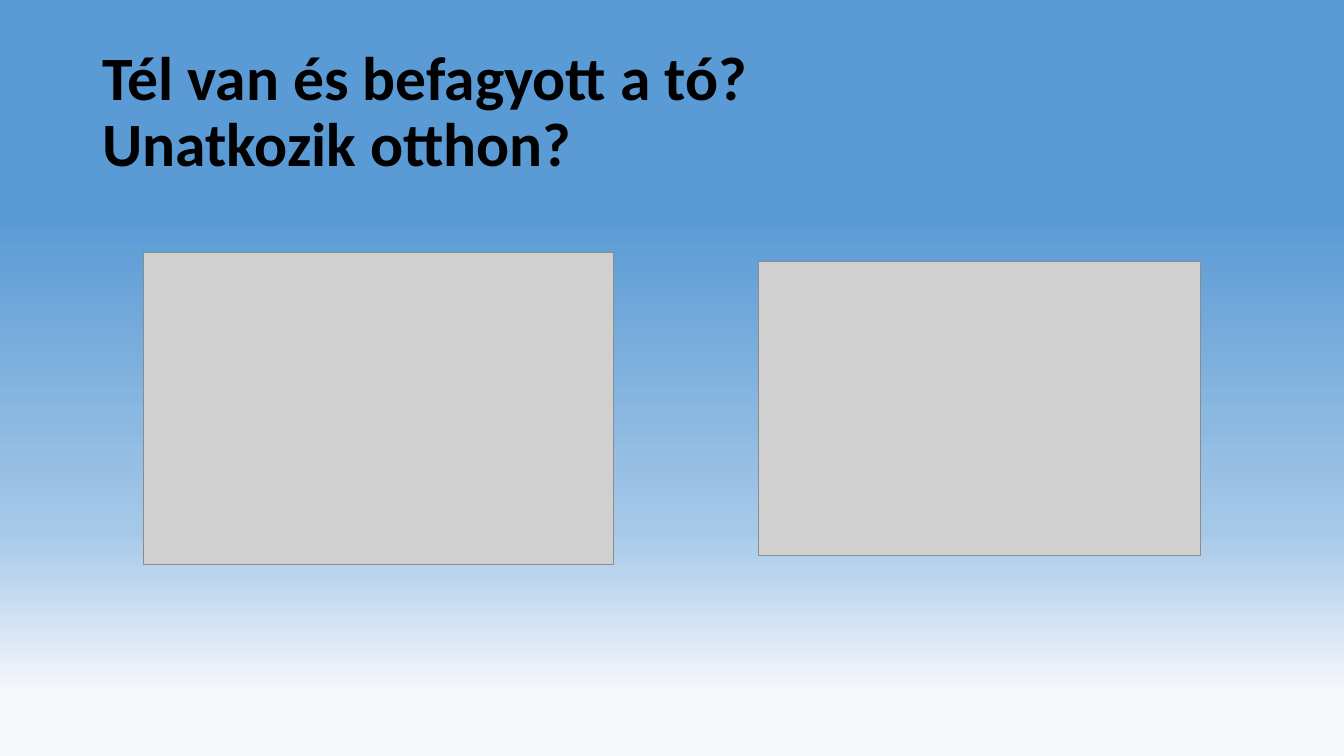
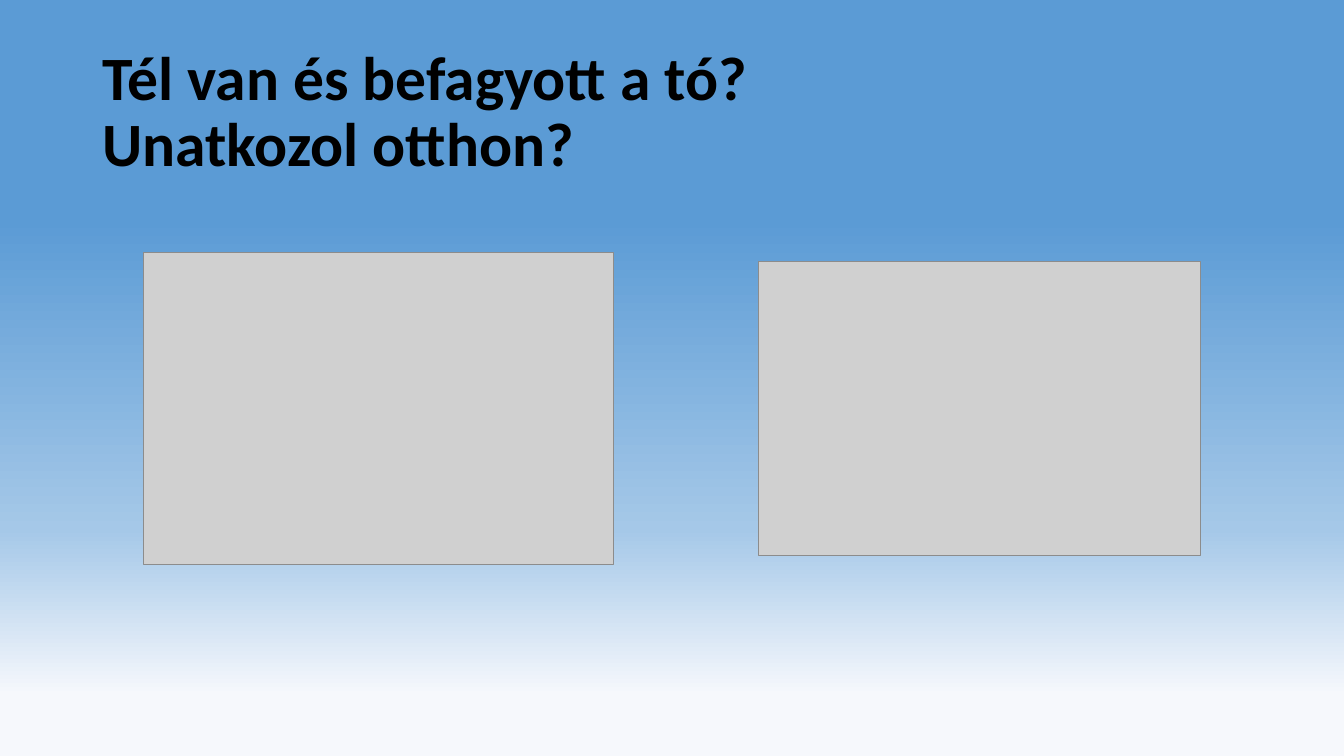
Before and after one commit to zalan0815/fishing_sim, a slide deck: slide 2 of Horgász szimulátor.pptx. Drawn at 1344x756 pixels with LibreOffice and Linux fonts; fonts in the diff are those of the drawing; grey boxes stand for pictures; background and template pictures are left out. Boxes give left, top, right and bottom in pixels: in the first picture for what was removed or moved away, otherwise in the second. Text is boxed around its words. In the diff, an @@ line names an element or a change of style, - is before the commit and + after.

```diff
--- a/Horgász szimulátor.pptx
+++ b/Horgász szimulátor.pptx
@@ title at [102, 56, 747, 167]: text changed @@
-Tél van és befagyott a tó?
-Unatkozik otthon?
+Tél van és befagyott a tó?
+Unatkozol otthon?
```
Also in this commit, not shown: 1 slide added.
